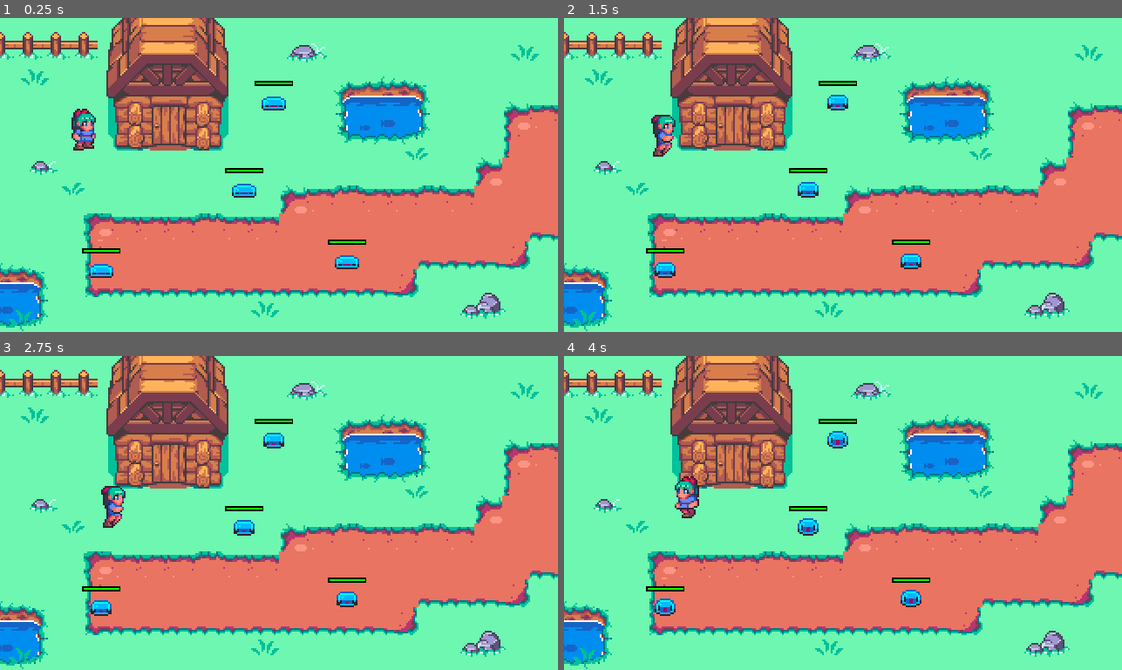
Above: before the commit, frames 1-4 (two rows, left to right).
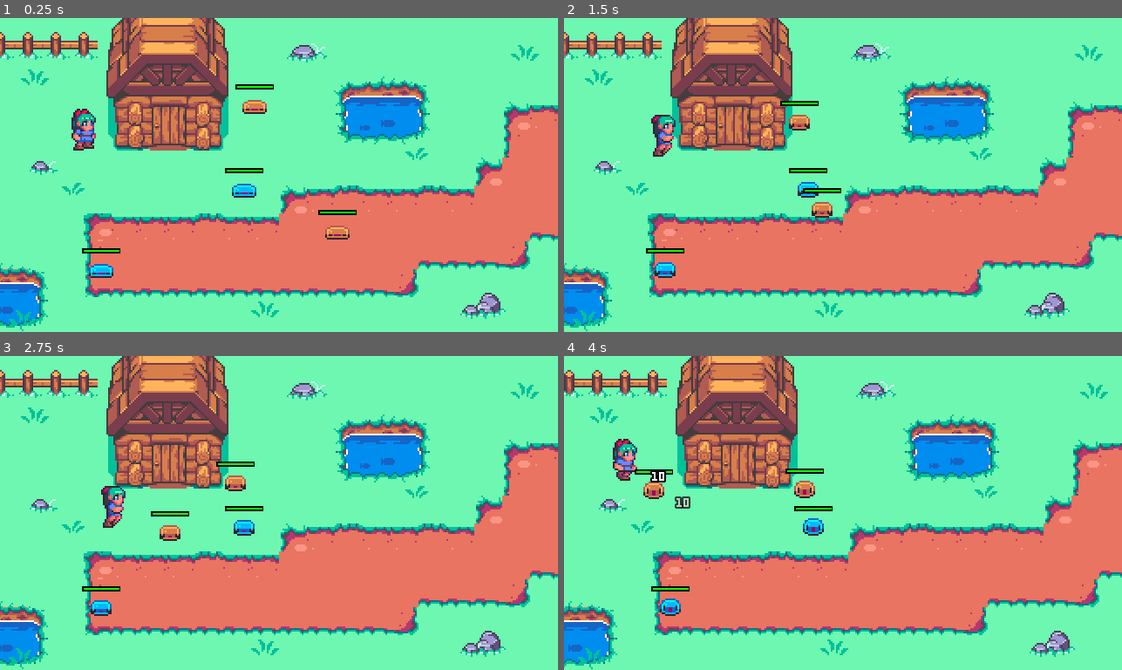
Above: after the commit, the same moments.

Repository: cunhapixels/GodotRPG_VacaRoxa_Assets
Game: Godot game, scene res://source/World.tscn
The game is run twice, just before and just after one commit, with the same random seed, the same clock (stepped at 60 frames per second) and the same inputs. The engine's default icon, where the game draws it, is replaced by a stand-in: a white triangle on a blue panel in a dark square.
Inputs:
- Up to frame 1 (0.25 s): no input
- Up to frame 2 (1.5 s): hold Right (ui_right) 0.53-1.28 s; tap X (attack) at 0.6, 1.35 s; hold Down (ui_down) from 1.28 s (still down)
- Up to frame 3 (2.75 s): release Down (ui_down) at 2.03 s; hold Right (ui_right) from 2.03 s (still down); tap X (attack) at 2.1 s
- Up to frame 4 (4 s): release Right (ui_right) at 2.78 s; hold Up (ui_up) 2.78-3.53 s; tap X (attack) at 2.85, 3.6 s; hold Left (ui_left) from 3.53 s (still down)

The runs differ from the first frame. In frame 1, 1.0% of the frame differs, in the area x 42-66%, y 20-80%; in frame 2, 1.1%; in frame 3, 1.1%; in frame 4, 16%, in the area x 0-100%, y 0-100%.

Commit message:
Added chaser slime

Diff:
--- a/GodotRPG_VacaRoxa_Assets/source/World.tscn
+++ b/GodotRPG_VacaRoxa_Assets/source/World.tscn
@@ -122,9 +122,11 @@
 
 [node name="Slime5" parent="Enemies" instance=ExtResource( 4 )]
 position = Vector2( 157, 43 )
+red = true
 
 [node name="Slime6" parent="Enemies" instance=ExtResource( 4 )]
-position = Vector2( 199, 134 )
+position = Vector2( 204, 121 )
+red = true
 
 [node name="Player" parent="." instance=ExtResource( 1 )]
 position = Vector2( 48, 64 )
--- a/GodotRPG_VacaRoxa_Assets/source/core/Slime.gd
+++ b/GodotRPG_VacaRoxa_Assets/source/core/Slime.gd
@@ -1,15 +1,15 @@
 extends KinematicBody2D
-
 
 var direction = Vector2.ZERO
 var length = 0
 var hp = 100 setget set_hp, get_hp
+export var red : bool
 
+const SPEED = 45
 
 onready var HealthBarFG = $HealthBarFG
 onready var HealthBarBG = $HealthBarBG
 onready var TXTDamage = $TXTDamage
-
 
 func set_hp(value):
 	hp += value
@@ -19,6 +19,9 @@
 
 func _ready():
 	HealthBarFG.value = hp;
+
+	if red:
+		get_node("Sprite").texture = load("res://sprites/mobs/slime-orange.png")
 
 const EXPLOSION = preload("res://source/misc/Explosion.tscn")
 const TEXT = preload("res://source/misc/FloatingText.tscn")
@@ -46,6 +49,9 @@
 
 	if (TXTDamage.is_visible()):
 		move_txt(delta)
+
+	if red:
+		move_to("../../Player")
 
 	motion = move_and_slide(motion)
 
@@ -91,3 +97,8 @@
 func _on_AnimationPlayer_animation_finished(anim_name):
 	if anim_name == "Hit":
 		get_node("AnimationPlayer").play("Bounce")
+
+func move_to(path: String):
+	var target_pos = get_node(path).position
+	var dir = (target_pos - position).normalized()
+	motion = dir * SPEED
--- a/GodotRPG_VacaRoxa_Assets/source/core/Slime.tscn
+++ b/GodotRPG_VacaRoxa_Assets/source/core/Slime.tscn
@@ -44,6 +44,18 @@
 "update": 0,
 "values": [ 1.0, 0.0 ]
 }
+tracks/1/type = "value"
+tracks/1/path = NodePath("Sprite:scale")
+tracks/1/interp = 1
+tracks/1/loop_wrap = true
+tracks/1/imported = false
+tracks/1/enabled = true
+tracks/1/keys = {
+"times": PoolRealArray( 0, 0.1 ),
+"transitions": PoolRealArray( 1, 1 ),
+"update": 0,
+"values": [ Vector2( 1.4, 0.8 ), Vector2( 1, 1 ) ]
+}
 
 [sub_resource type="Animation" id=4]
 length = 0.001
@@ -71,6 +83,18 @@
 "update": 0,
 "values": [ 0.0 ]
 }
+tracks/2/type = "value"
+tracks/2/path = NodePath("Sprite:scale")
+tracks/2/interp = 1
+tracks/2/loop_wrap = true
+tracks/2/imported = false
+tracks/2/enabled = true
+tracks/2/keys = {
+"times": PoolRealArray( 0 ),
+"transitions": PoolRealArray( 1 ),
+"update": 0,
+"values": [ Vector2( 1, 1 ) ]
+}
 
 [sub_resource type="Gradient" id=10]
 colors = PoolColorArray( 0.589844, 0.589844, 0.589844, 1, 0.515625, 0.515625, 0.515625, 1 )
@@ -116,9 +140,7 @@
 
 [node name="Sprite" type="Sprite" parent="."]
 material = ExtResource( 3 )
-position = Vector2( 32, 51 )
 texture = ExtResource( 1 )
-offset = Vector2( -32, -51 )
 hframes = 4
 frame = 1
 
